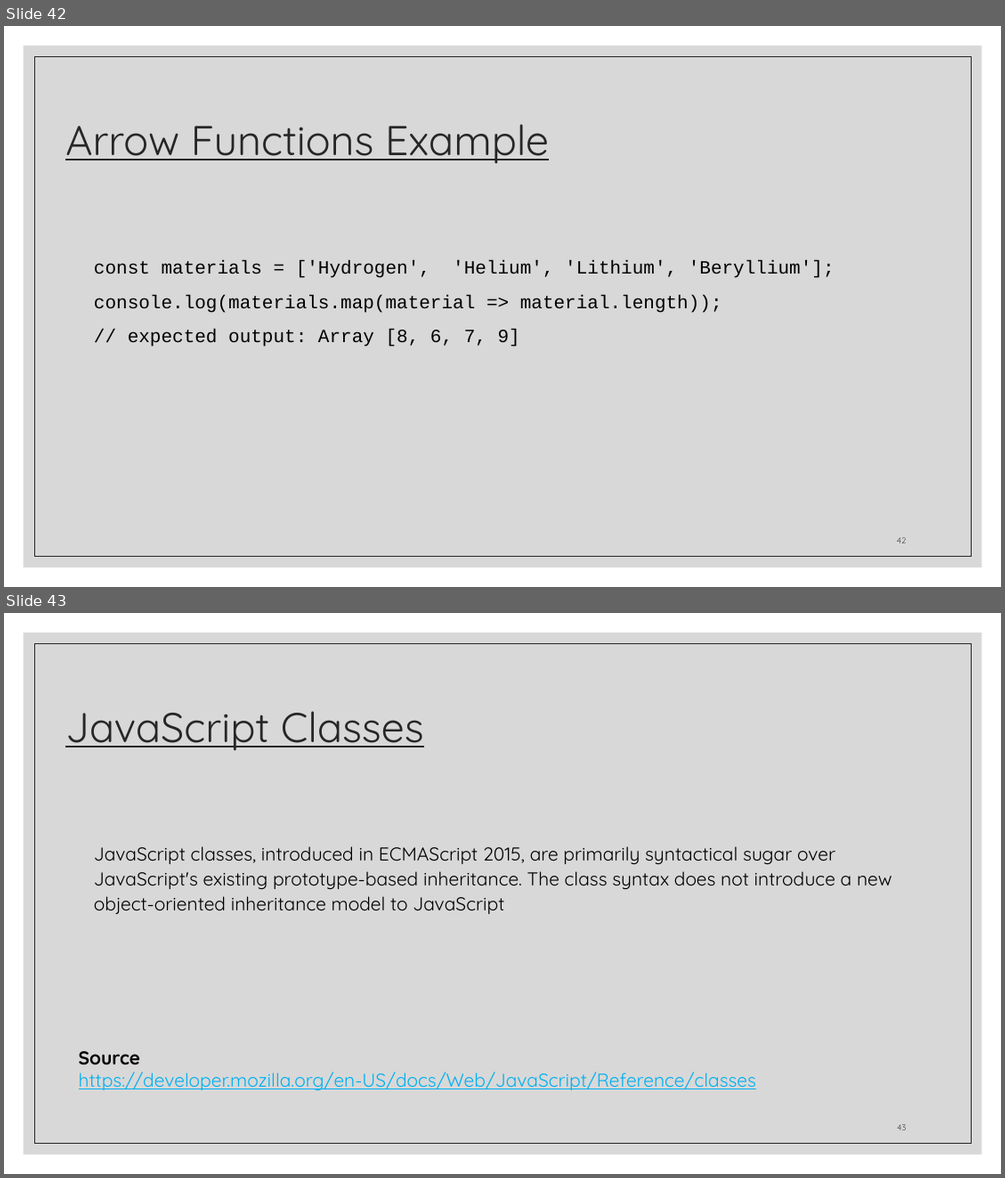
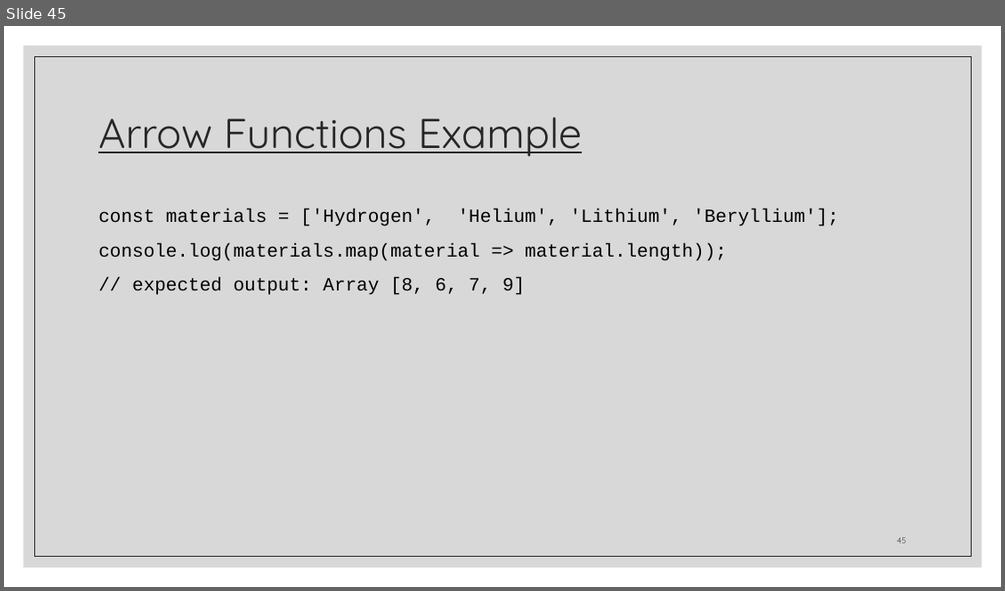
Before and after one commit to zackstotts/base-node-curriculum, a slide deck: unit_00/html_review/04 JavaScript.pptx. Shown one above the other, each under a label of ours: slides 42 and 43 before the commit, slide 45 after it. The pictures are 1005x1178 and 1005x591 pixels, drawn with LibreOffice and Linux fonts; fonts in the diff are those of the drawing. Boxes give left, top, right and bottom in pixels: in the first picture for what was removed or moved away, otherwise in the second. Text is boxed around its words. In the diff, an @@ line names an element or a change of style, - is before the commit and + after.

```diff
--- a/unit_00/html_review/04 JavaScript.pptx
+++ b/unit_00/html_review/04 JavaScript.pptx
@@ slide 43 removed at [4,613,1001,1174], background #FFFFFF; not listed: 2 template elements that a slide beside it also shows @@
@@ title removed at [65,711,424,751] @@
-JavaScript Classes
@@ text removed at [94,846,892,914] @@
-JavaScript classes, introduced in ECMAScript 2015, are primarily syntactical sugar over JavaScript's existing prototype-based inheritance. The class syntax does not introduce a new object-oriented inheritance model to JavaScript
@@ text removed at [79,1051,756,1090] @@
-Source
-https://developer.mozilla.org/en-US/docs/Web/JavaScript/Reference/classes
@@ page number removed at [897,1124,906,1130] @@
-43
@@ what was slide 42 is now slide 45 @@
@@ slide 45 changed as well @@
@@ title "Arrow Functions Example": place and size @@
-title "Arrow Functions Example" at [65,124,549,164]
+title "Arrow Functions Example" at [98,117,582,157]
@@ text "const materials = ['Hydrogen', 'Helium', ...": place and size @@
-text "const materials = ['Hydrogen', 'Helium', ..." at [94,260,834,346]
+text "const materials = ['Hydrogen', 'Helium', ..." at [98,208,839,295]
@@ page number at [897,537,906,543]: text changed @@
-42
+45
```
Also in this commit, not shown: 36 other slides changed, 11 slides added, 8 other slides removed.
